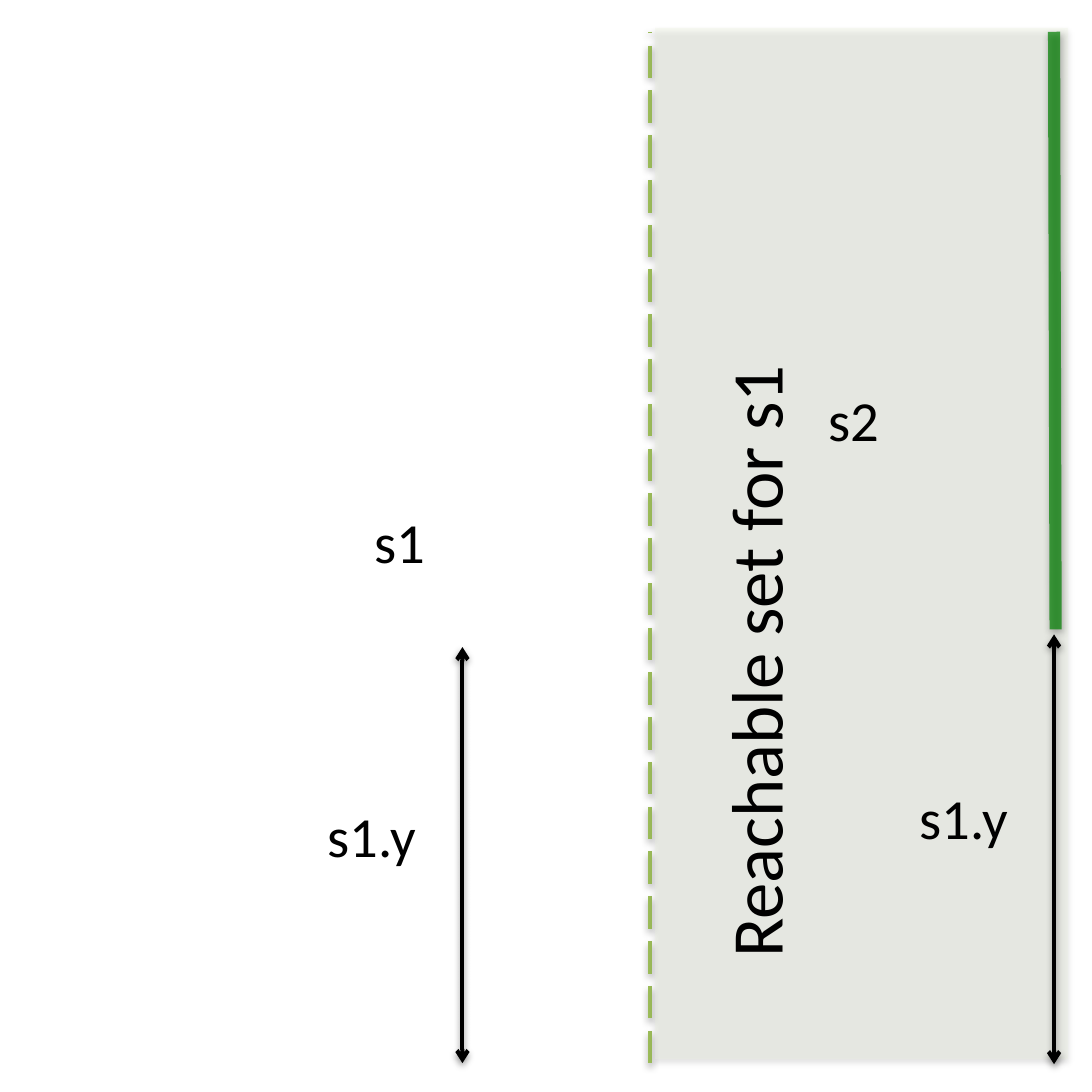
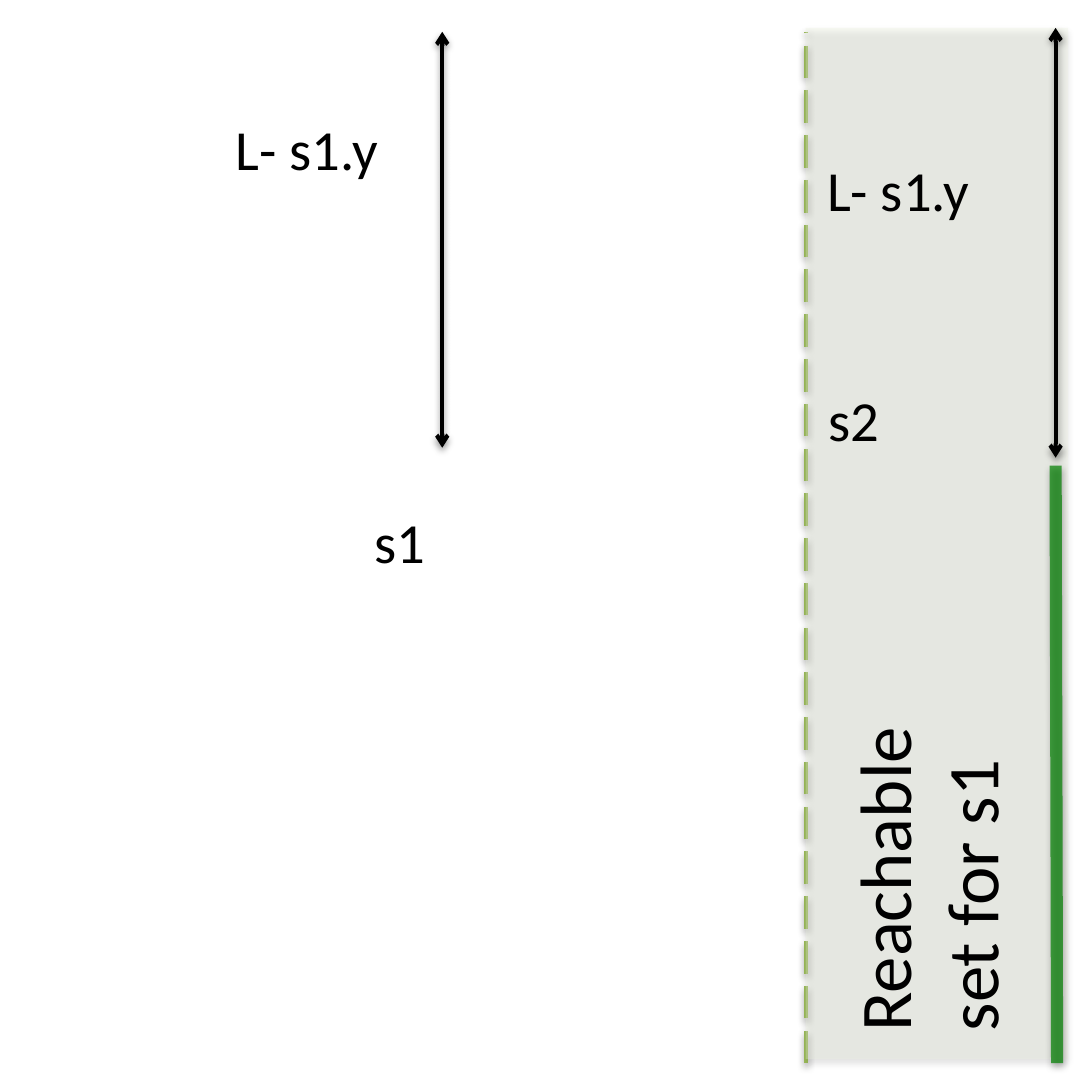
Before and after one commit to aabecker/SwarmPublications, a slide deck: slide 1 of IROS17/pictures/pdf/twoRobotRegionV.pptx. Drawn at 1092x1092 pixels with LibreOffice and Linux fonts; fonts in the diff are those of the drawing; background and template pictures are left out. Boxes give left, top, right and bottom in pixels: in the first picture for what was removed or moved away, otherwise in the second. Text is boxed around its words. In the diff, an @@ line names an element or a change of style, - is before the commit and + after.

```diff
--- a/IROS17/pictures/pdf/twoRobotRegionV.pptx
+++ b/IROS17/pictures/pdf/twoRobotRegionV.pptx
@@ rectangle: place and size @@
-rectangle at (655,28,1069,1059)
+rectangle at (805,28,1067,1059)
@@ double arrow moved from (1054, 1064) - (1054, 635) to (1056, 457) - (1056, 28) @@
@@ double arrow moved from (463, 1063) - (463, 646) to (443, 448) - (443, 32) @@
@@ line moved from (649, 1063) - (649, 32) to (805, 1063) - (805, 32) @@
@@ text at (235,133,378,179): text changed @@
-s1.y
+L- s1.y
@@ text at (827,174,970,220): text changed @@
-s1.y
+L- s1.y
@@ line moved from (1056, 629) - (1054, 32) to (1057, 1063) - (1056, 466) @@
@@ text "Reachable set for s1" rewrapped from (713,371,802,947) to (842,757,1018,1029) @@
```
Also in this commit, not shown: 5 other files.
